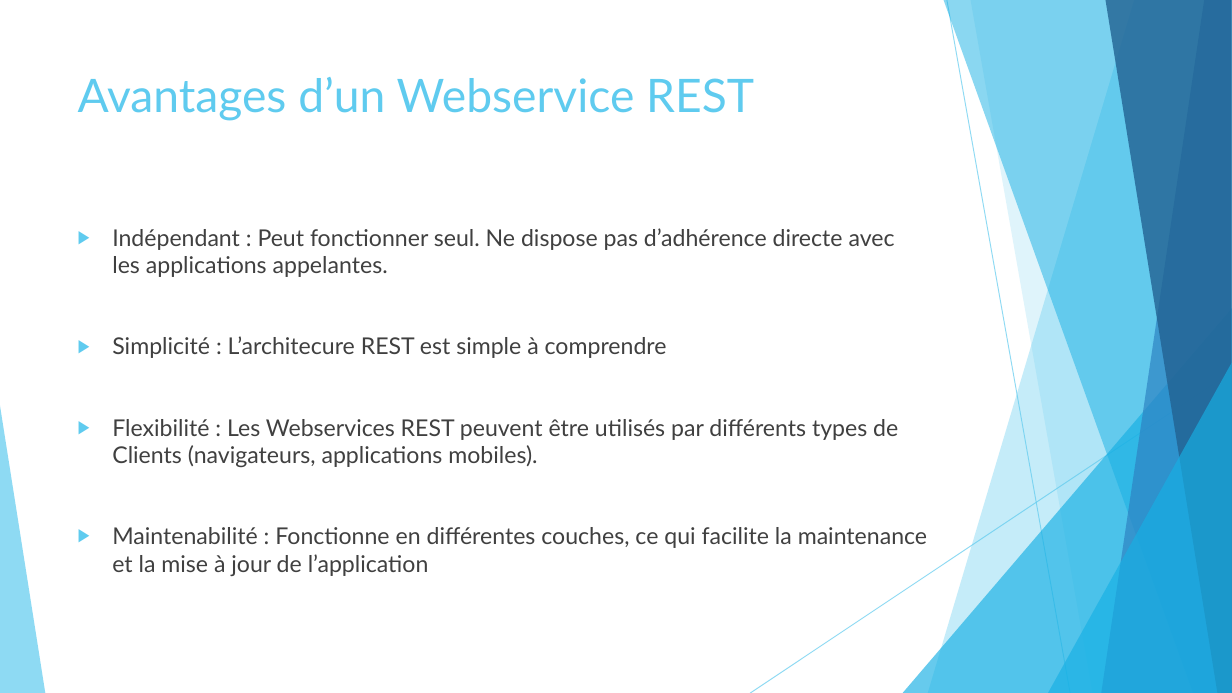
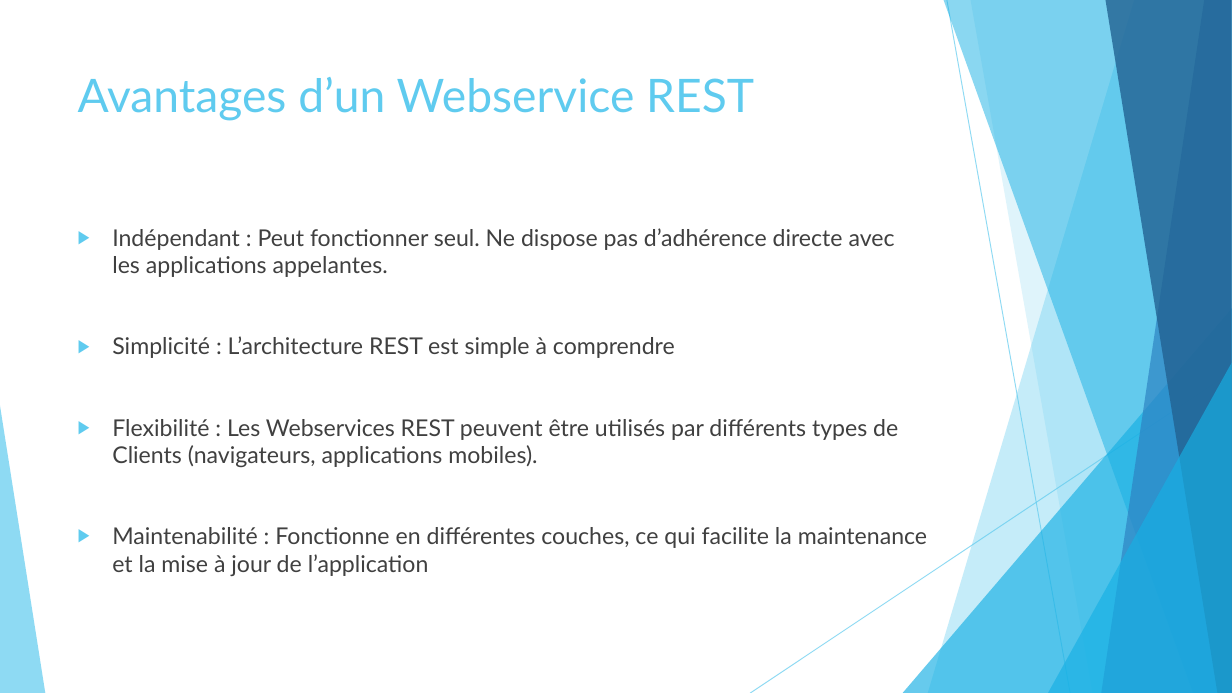
Before and after one commit to dadab33/20250219_philaposte, a slide deck: slide 4 of Formation Spring Boot.pptx. Drawn at 1232x693 pixels with LibreOffice and Linux fonts; fonts in the diff are those of the drawing. Boxes give left, top, right and bottom in pixels: in the first picture for what was removed or moved away, otherwise in the second. Text is boxed around its words. In the diff, an @@ line names an element or a change of style, - is before the commit and + after.

```diff
--- a/Formation Spring Boot.pptx
+++ b/Formation Spring Boot.pptx
@@ text at (112,336,675,358): text changed @@
-▶ Simplicité : L’architecure REST est simple à comprendre
+▶ Simplicité : L’architecture REST est simple à comprendre
```
Also in this commit, not shown: 7 other files.
